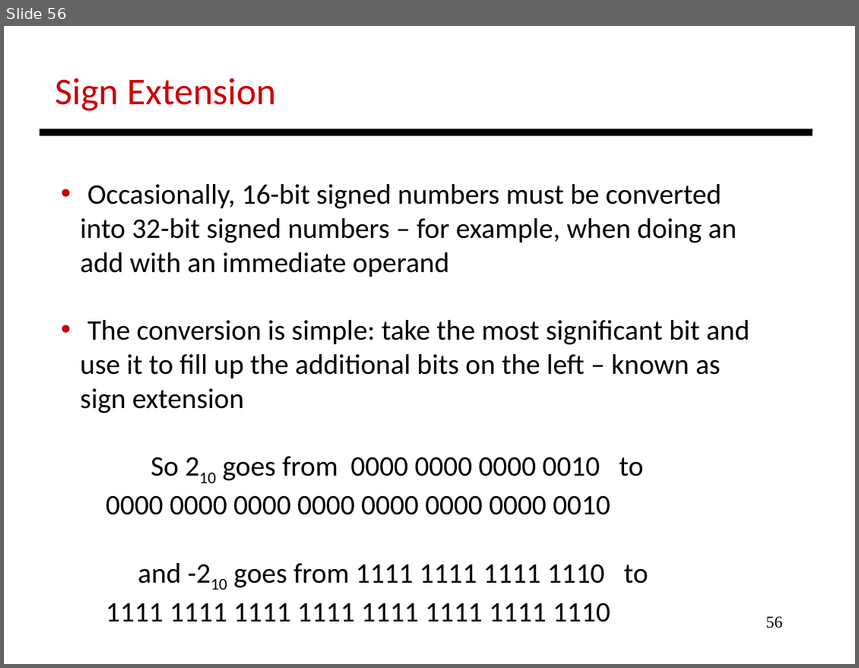
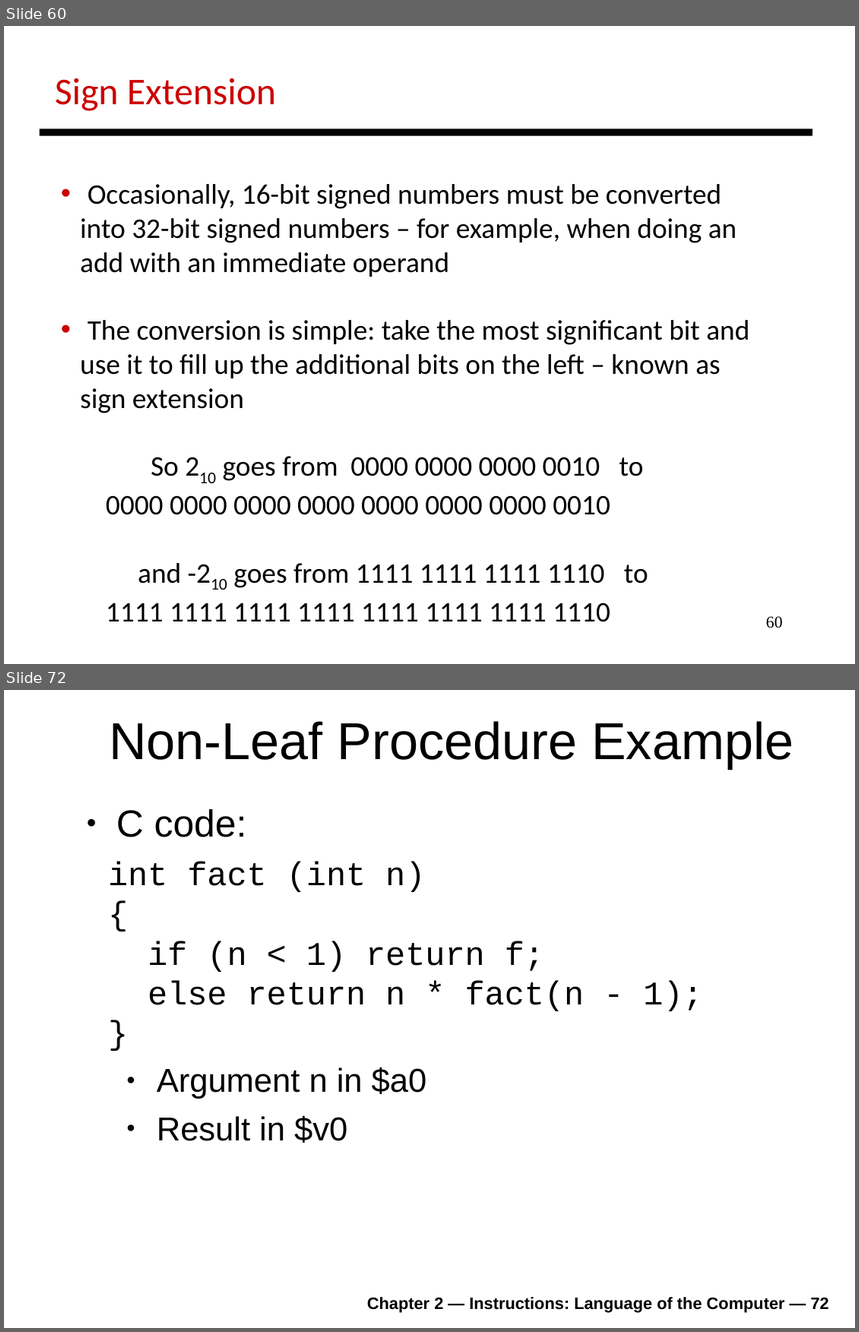
Before and after one commit to antonburtsev/cs3810, a slide deck: lectures/lecture04-mips/lecture-04-mips.odp. Shown one above the other, each under a label of ours: slide 56 before the commit, slides 60 and 72 after it; the slides between them are not shown. The pictures are 859x668 and 859x1332 pixels, drawn with LibreOffice and Linux fonts; fonts in the diff are those of the drawing. Boxes give left, top, right and bottom in pixels: in the first picture for what was removed or moved away, otherwise in the second. Text is boxed around its words. In the diff, an @@ line names an element or a change of style, - is before the commit and + after.

```diff
--- a/lectures/lecture04-mips/lecture-04-mips.odp
+++ b/lectures/lecture04-mips/lecture-04-mips.odp
@@ slide 72 added at (x1=4, y1=690, x2=855, y2=1328), background #FFFFFF @@
@@ title added at (x1=109, y1=721, x2=794, y2=769), 44 pt, text #000000 @@
+Non-Leaf Procedure Example
@@ text added at (x1=108, y1=809, x2=702, y2=1143), 28 pt, text #000000 @@
+● C code:
+int fact (int n)
+{
+if (n < 1) return f;
+else return n * fact(n - 1);
+}
+  ● Argument n in $a0
+  ● Result in $v0
@@ text added at (x1=367, y1=1297, x2=829, y2=1313), 14 pt, text #000000, bold @@
+Chapter 2 — Instructions: Language of the Computer — 72
@@ what was slide 56 is now slide 60 @@
@@ page number at (x1=766, y1=617, x2=783, y2=629): text changed @@
-56
+60
```
Also in this commit, not shown: 2 slides changed, 42 other slides added, 1 slide removed, 2 other files.
